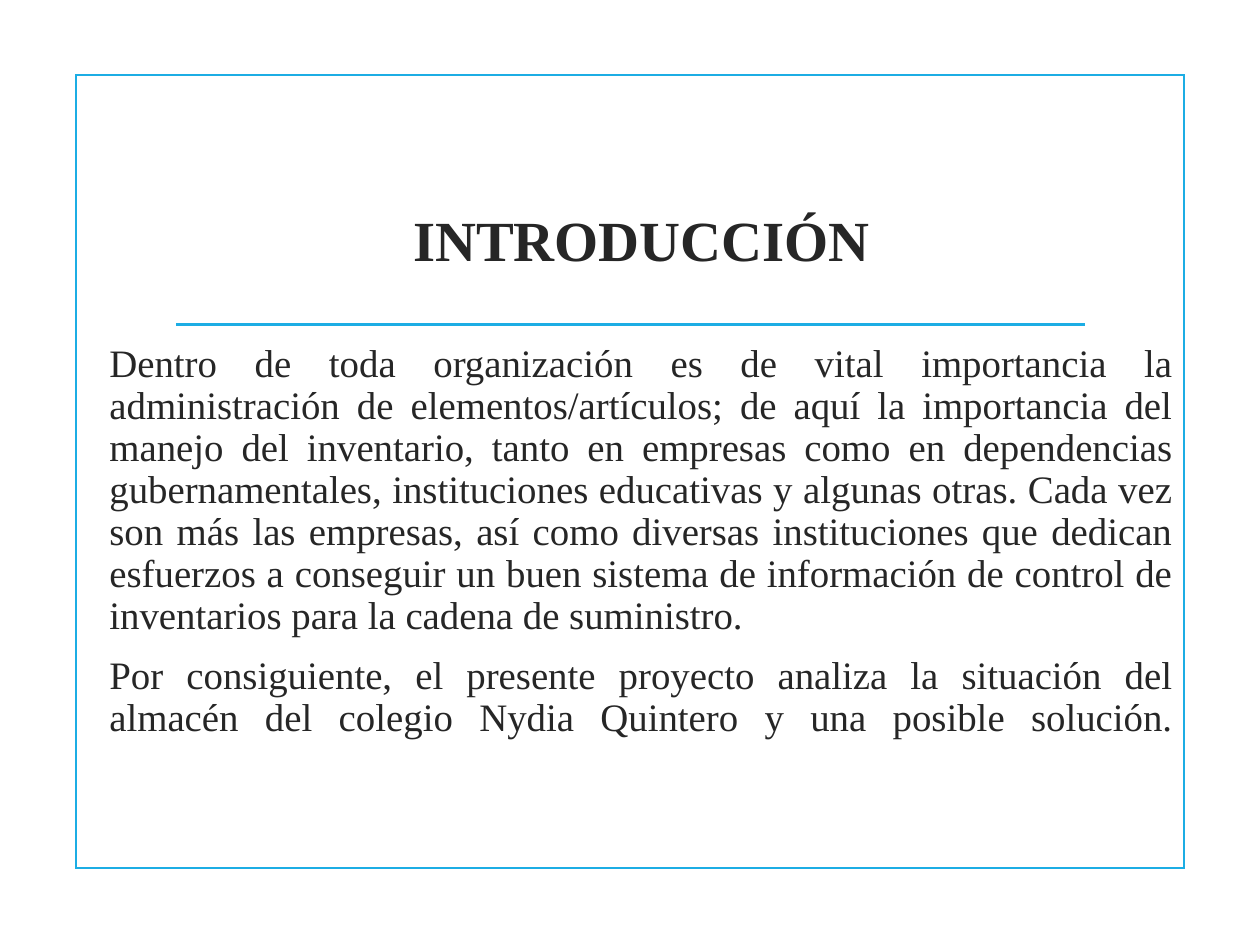
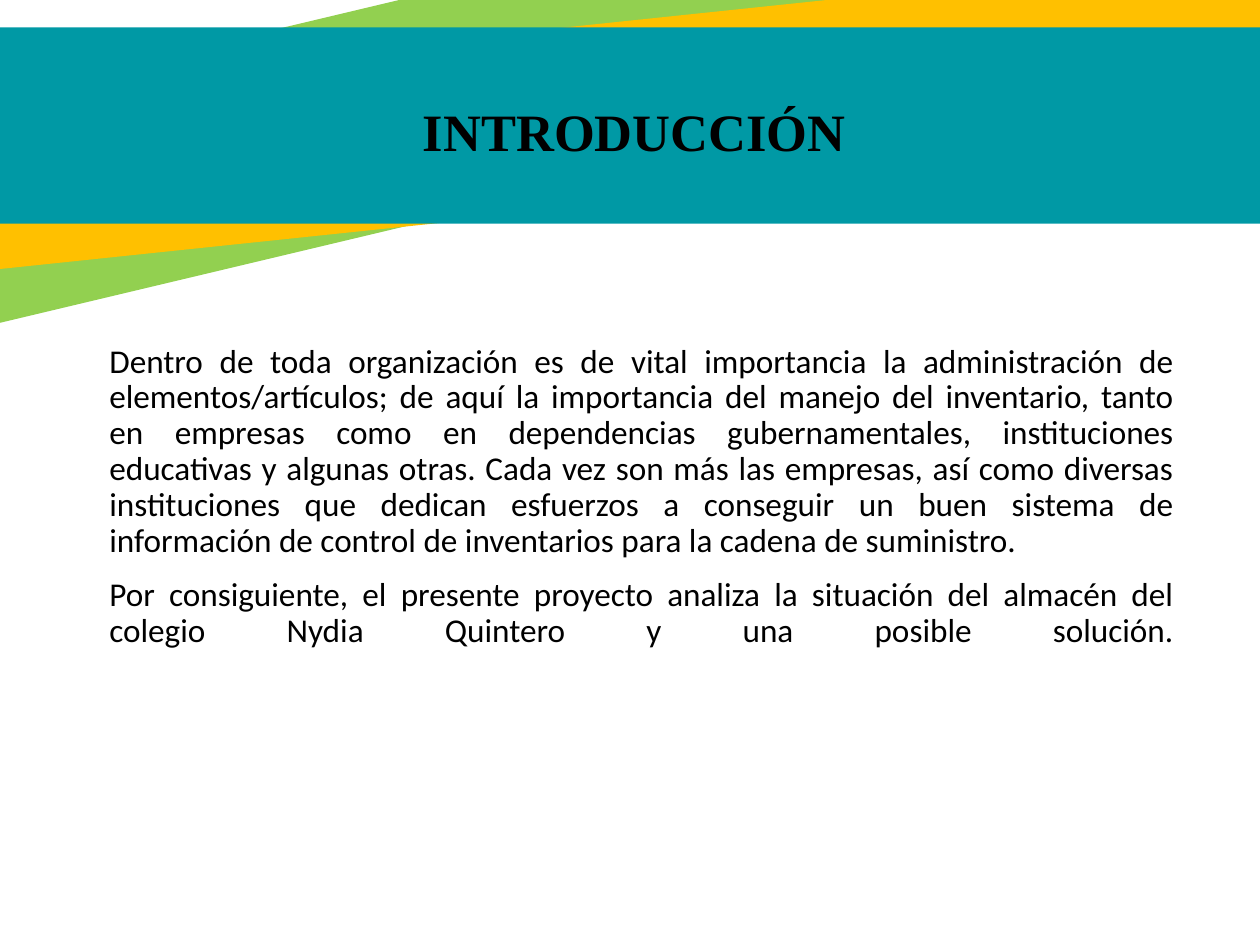
Before and after one commit to jackas779/proyecto, a slide deck: slide 5 of Presentación - Proyecto.pptx. Drawn at 1260x945 pixels with LibreOffice and Linux fonts; fonts in the diff are those of the drawing; background and template pictures are left out. Boxes give left, top, right and bottom in pixels: in the first picture for what was removed or moved away, otherwise in the second. Text is boxed around its words. In the diff, an @@ line names an element or a change of style, - is before the commit and + after.

```diff
--- a/Presentación - Proyecto.pptx
+++ b/Presentación - Proyecto.pptx
@@ rectangle added at (0,0,1260,387), fill #92D050 @@
@@ rectangle added at (0,0,1260,283), fill #FFC000 @@
@@ rectangle added at (0,28,1260,224), fill #0099A5 @@
@@ rectangle removed at (77,74,1184,868) @@
@@ text "INTRODUCCIÓN": place and size @@
-text "INTRODUCCIÓN" at (413,217,869,262)
+text "INTRODUCCIÓN" at (423,110,846,152)
@@ text "INTRODUCCIÓN" at (423,110,846,152): size 32.4 to 30 pt, text colour #262626 to #000000; alignment centre to left; vertical alignment middle to top @@
@@ line removed from (176, 325) to (1085, 325) @@
@@ text "Dentro de toda organización es ..." at (109,350,1174,648): size 22.2 to 19 pt, font Times New Roman to Calibri, text colour #262626 to #000000 @@
```
Also in this commit, not shown: 24 other slides changed, 4 slides added, 3 slides removed.
